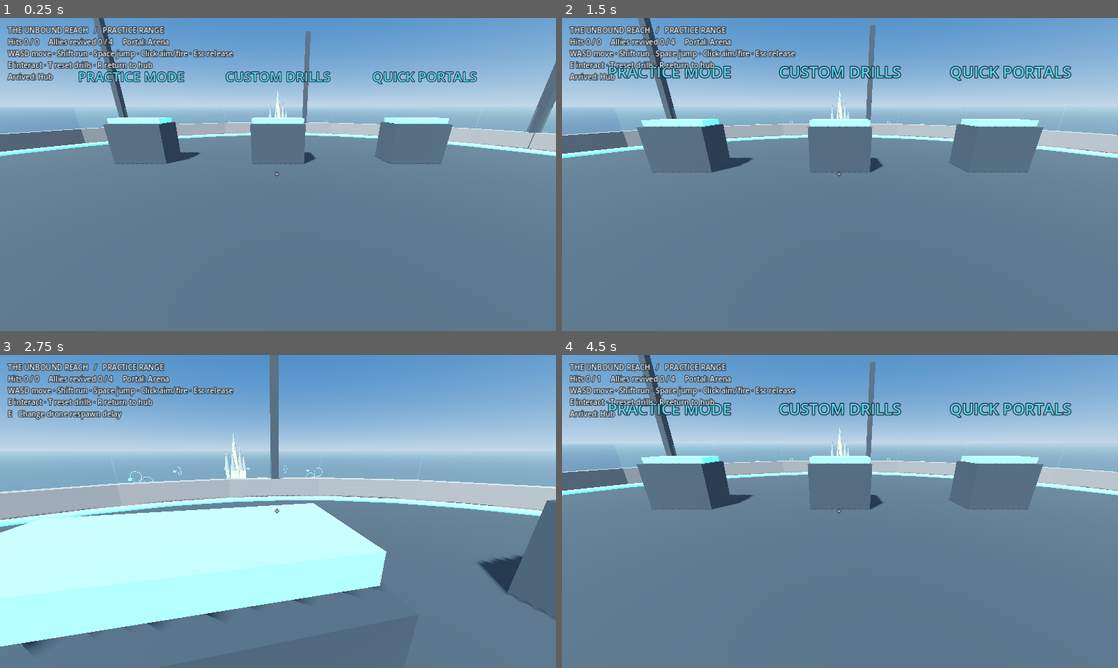
Above: before the commit, frames 1-4 (two rows, left to right).
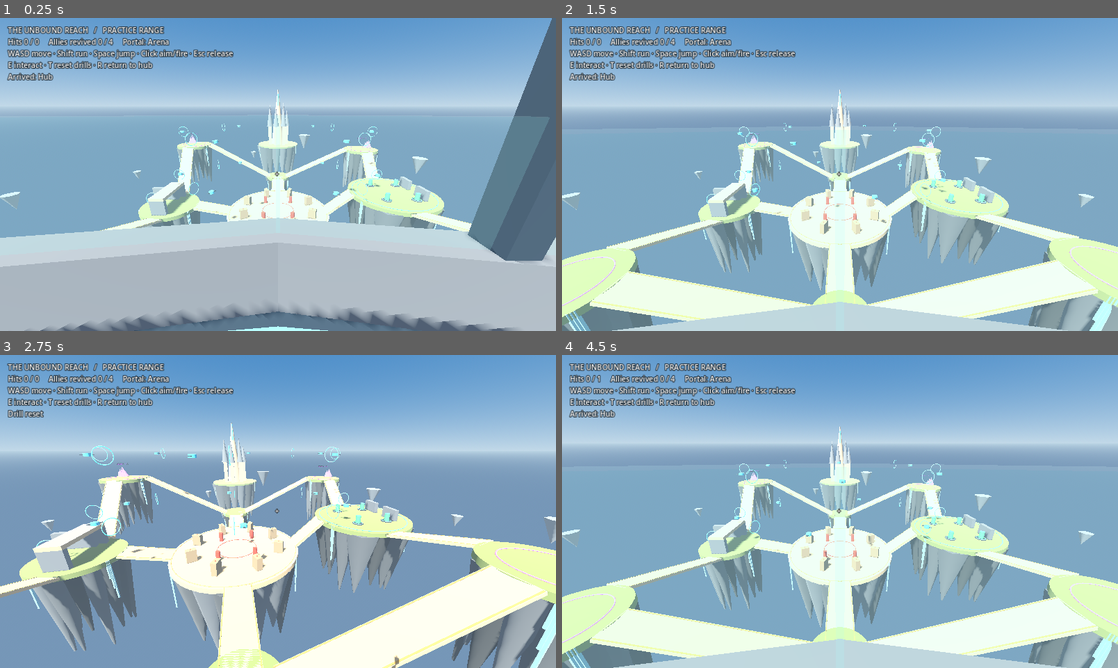
Above: after the commit, the same moments.

Repository: brysonandtiff-ops/AETHERFALL---REALMS-COLLIDE---HORIZEN-GAME-ENGINE-PROTOTYPE
Game: Godot game, scene res://scenes/bootstrap/main.tscn
The game is run twice, just before and just after one commit, with the same random seed, the same clock (stepped at 60 frames per second) and the same inputs.
Inputs (mouse positions are in pixels of both pictures, inside the frame that each line leads up to):
- Up to frame 1 (0.25 s): no input
- Up to frame 2 (1.5 s): tap Enter at 0.5 s; move the mouse to (962, 158) at 0.52 s; hold D 0.53-1.28 s; tap E at 0.6 s; click (962, 158) at 0.67 s; tap Space at 0.77 s; move the mouse to (812, 174) at 1.27 s; hold W from 1.28 s (still down); tap R at 1.35 s
- Up to frame 3 (2.75 s): keep holding W; tap Space at 1.52 s; move the mouse to (289, 505) at 2.02 s; tap T at 2.1 s
- Up to frame 4 (4.5 s): keep holding W; move the mouse to (834, 517) at 2.77 s; tap Shift at 2.85 s; click (834, 517) at 2.92 s; tap Space at 3.02, 3.77 s; move the mouse to (878, 514) at 3.52 s; tap E at 3.6 s; move the mouse to (795, 508) at 4.27 s; tap R at 4.35 s

The runs differ from the first frame. In frame 1, 64% of the frame differs, in the area x 0-100%, y 0-100%; in frame 2, 66%; in frame 3, 60%; in frame 4, 66%.

Commit message:
Place hub spawn just behind the observation glass with a clear arena sightline

Diff:
--- a/game/scenes/levels/realms/unbound_reach/unbound_reach.tscn
+++ b/game/scenes/levels/realms/unbound_reach/unbound_reach.tscn
@@ -1,6 +1,7 @@
-[gd_scene load_steps=5 format=3]
+[gd_scene load_steps=6 format=3]
 
 [ext_resource type="Script" path="res://scenes/levels/realms/unbound_reach/range.gd" id="1_range"]
+[ext_resource type="Script" path="res://scenes/levels/realms/unbound_reach/arrival_marker.gd" id="2_marker"]
 
 [sub_resource type="ProceduralSkyMaterial" id="SkyMaterial"]
 sky_top_color = Color(0.23, 0.51, 0.77, 1)
@@ -24,6 +25,10 @@
 [node name="UnboundReach" type="Node3D"]
 script = ExtResource("1_range")
 
+[node name="HubArrival" type="Marker3D" parent="."]
+position = Vector3(0, 28, 51.3)
+script = ExtResource("2_marker")
+
 [node name="ValleyAtmosphere" type="WorldEnvironment" parent="."]
 environment = SubResource("Env")
 
